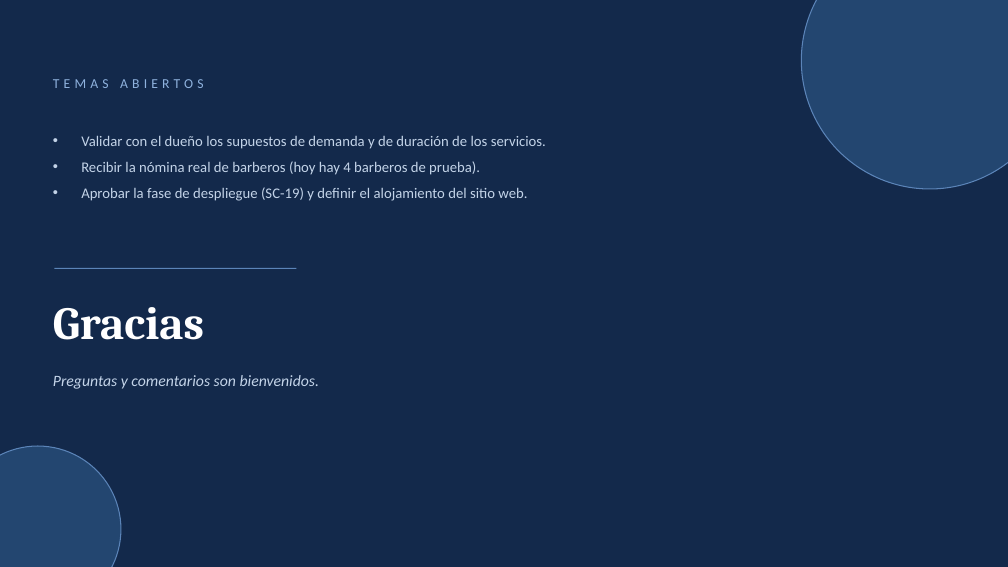
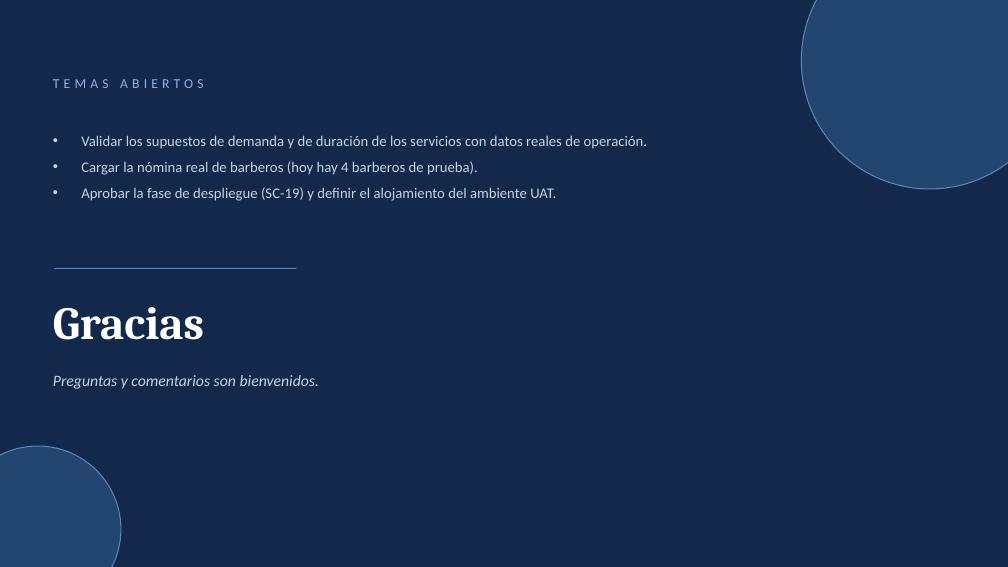
Before and after one commit to Yerko-Rosales/Proyecto_Barberia, a slide deck: slide 16 of Fase 2/Seguimiento semanal/Seguimiento_Roadmap_Proyecto_Barberia_22-10.pptx (slide 13 before the commit). Drawn at 1008x567 pixels with LibreOffice and Linux fonts; fonts in the diff are those of the drawing. Boxes give left, top, right and bottom in pixels: in the first picture for what was removed or moved away, otherwise in the second. Text is boxed around its words. In the diff, an @@ line names an element or a change of style, - is before the commit and + after.

```diff
--- a/Fase 2/Seguimiento semanal/Seguimiento_Roadmap_Proyecto_Barberia_22-10.pptx
+++ b/Fase 2/Seguimiento semanal/Seguimiento_Roadmap_Proyecto_Barberia_22-10.pptx
@@ text at <box>81,136,647,201</box>: text changed @@
-• Validar con el dueño los supuestos de demanda y de duración de los servicios.
-• Recibir la nómina real de barberos (hoy hay 4 barberos de prueba).
-• Aprobar la fase de despliegue (SC-19) y definir el alojamiento del sitio web.
+• Validar los supuestos de demanda y de duración de los servicios con datos reales de operación.
+• Cargar la nómina real de barberos (hoy hay 4 barberos de prueba).
+• Aprobar la fase de despliegue (SC-19) y definir el alojamiento del ambiente UAT.
```
Also in this commit, not shown: 8 other slides changed, 3 slides added, 1 other file.
